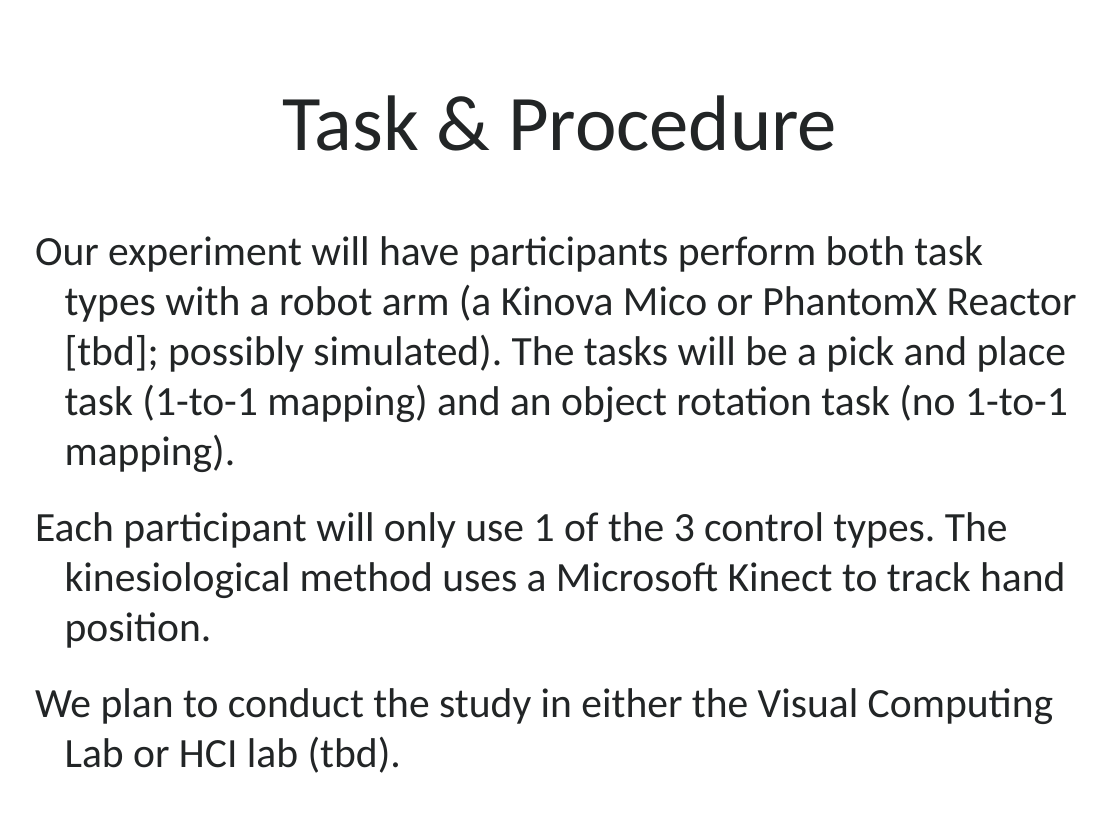
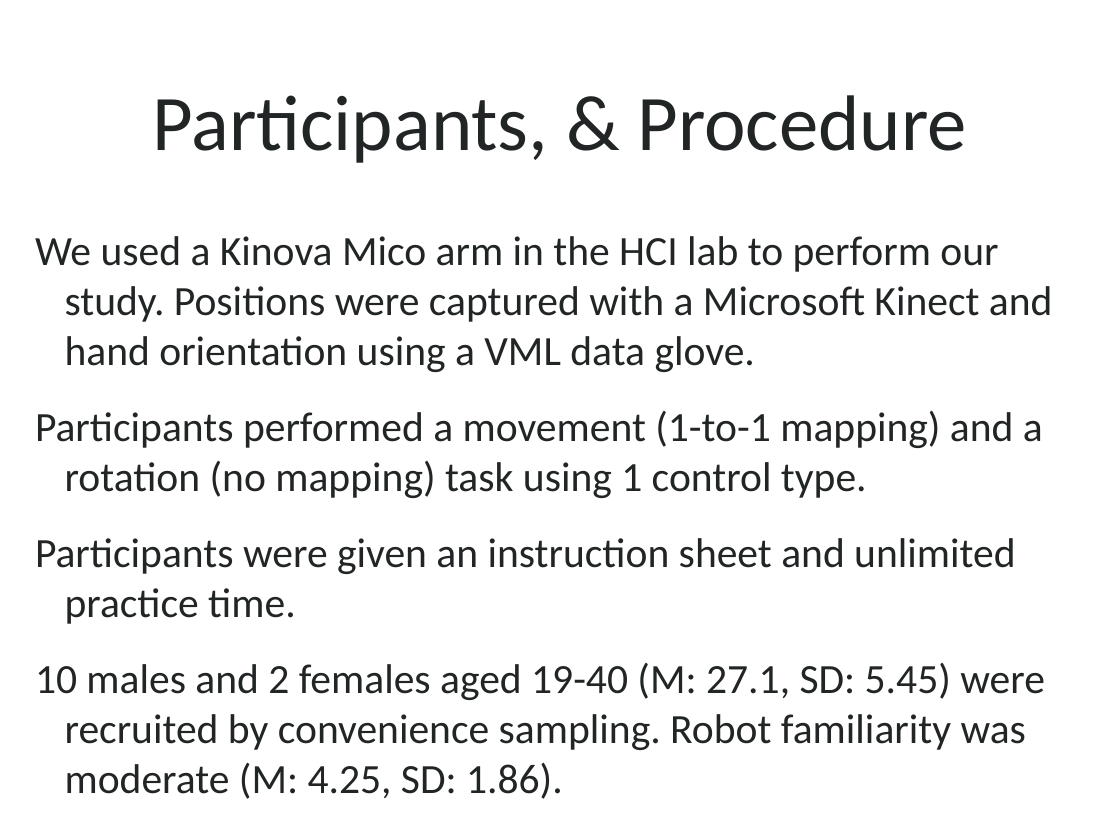
Before and after one commit to caomw/cs770-project, a slide deck: slide 8 of Presentation/group3-final-presentation.pptx (slide 5 before the commit). Drawn at 1120x840 pixels with LibreOffice and Linux fonts; fonts in the diff are those of the drawing; background and template pictures are left out. Boxes give left, top, right and bottom in pixels: in the first picture for what was removed or moved away, otherwise in the second. Text is boxed around its words. In the diff, an @@ line names an element or a change of style, - is before the commit and + after.

```diff
--- a/Presentation/group3-final-presentation.pptx
+++ b/Presentation/group3-final-presentation.pptx
@@ title at (x1=153, y1=95, x2=967, y2=163): text changed @@
-Task & Procedure
+Participants, & Procedure
@@ text at (x1=35, y1=236, x2=1053, y2=799): text changed @@
-Our experiment will have participants perform both task types with a robot arm (a Kinova Mico or PhantomX Reactor [tbd]; possibly simulated). The tasks will be a pick and place task (1-to-1 mapping) and an object rotation task (no 1-to-1 mapping).
-Each participant will only use 1 of the 3 control types. The kinesiological method uses a Microsoft Kinect to track hand position.
-We plan to conduct the study in either the Visual Computing Lab or HCI lab (tbd).
+We used a Kinova Mico arm in the HCI lab to perform our study. Positions were captured with a Microsoft Kinect and hand orientation using a VML data glove.
+Participants performed a movement (1-to-1 mapping) and a rotation (no mapping) task using 1 control type.
+Participants were given an instruction sheet and unlimited practice time.
+10 males and 2 females aged 19-40 (M: 27.1, SD: 5.45) were recruited by convenience sampling. Robot familiarity was moderate (M: 4.25, SD: 1.86).
```
Also in this commit, not shown: 2 other slides changed, 5 slides added, 1 other file.
